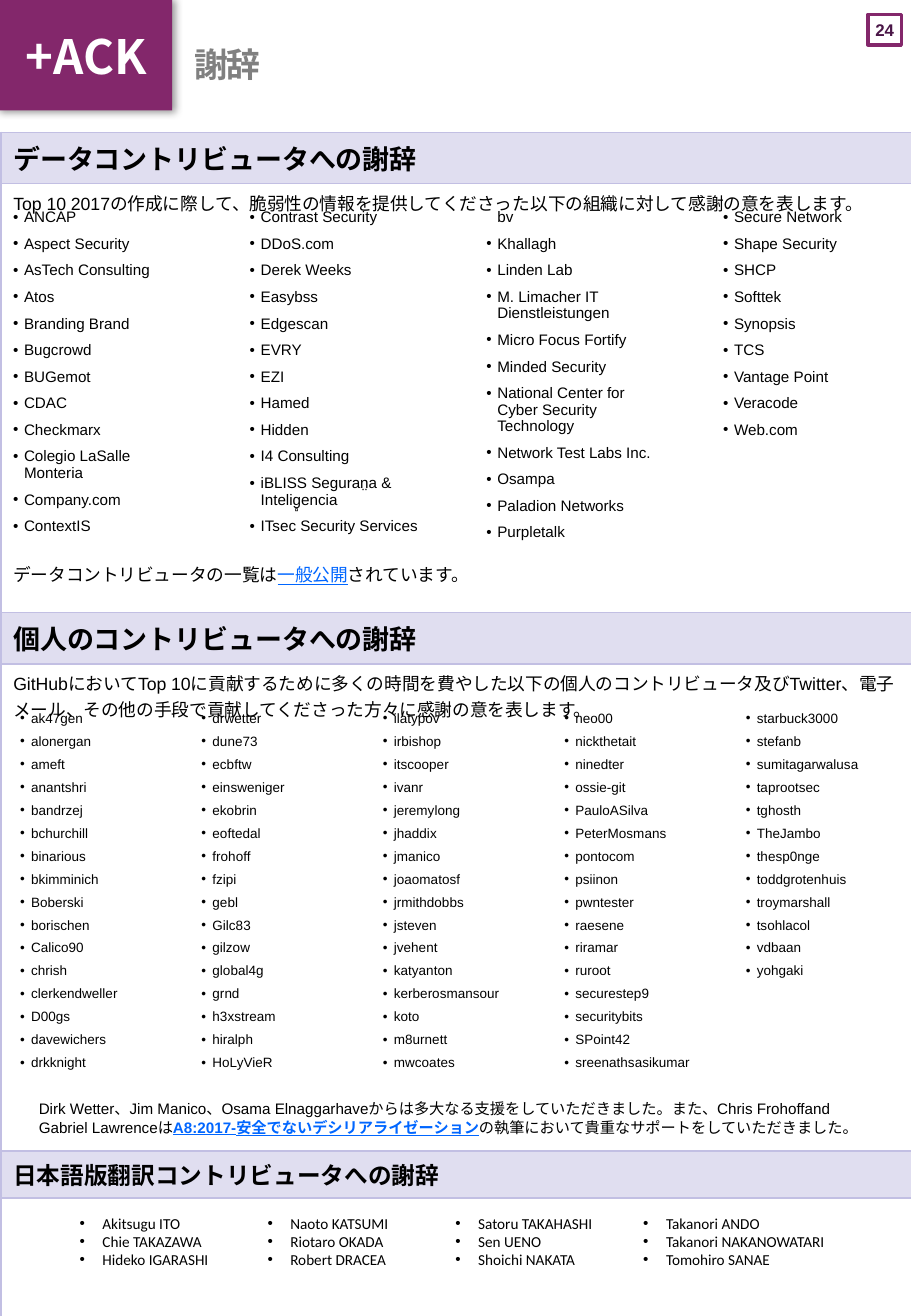
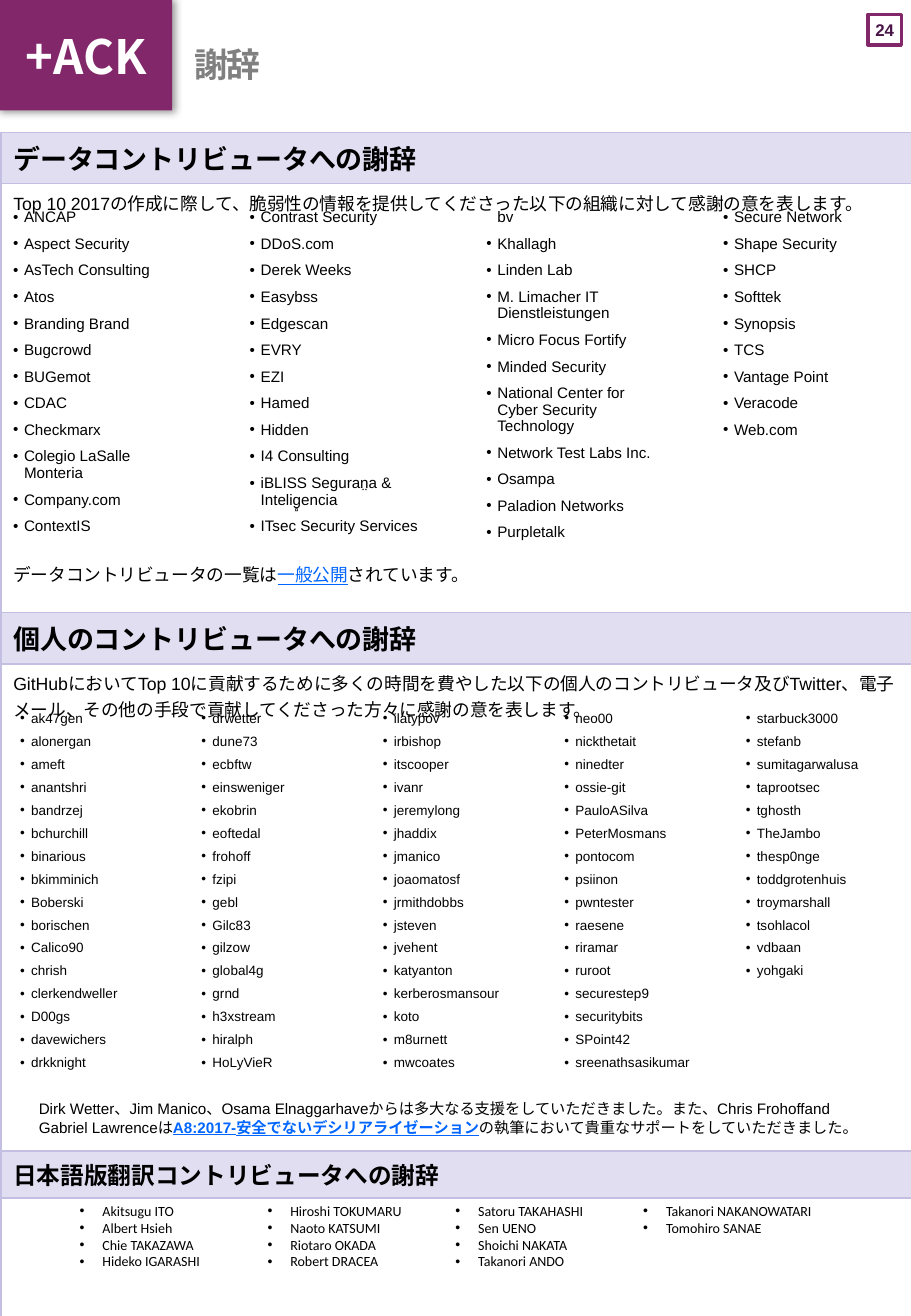
Before and after one commit to OWASP/Top10, a slide deck: slide 25 of 2017/ja/OWASP Top 10-2017(ja).pptx. Drawn at 911x1316 pixels with LibreOffice and Linux fonts; fonts in the diff are those of the drawing. Boxes give left, top, right and bottom in pixels: in the first picture for what was removed or moved away, otherwise in the second. Text is boxed around its words. In the diff, an @@ line names an element or a change of style, - is before the commit and + after.

Commit message:
A1, A2, A5
防止方法の訳がおかしかったので修正。
また、謝辞を追加。

```diff
--- a/2017/ja/OWASP Top 10-2017(ja).pptx
+++ b/2017/ja/OWASP Top 10-2017(ja).pptx
@@ text "Akitsugu ITO" moved from (x1=102, y1=1218, x2=825, y2=1265) to (x1=102, y1=1206, x2=811, y2=1266) @@
@@ text at (x1=102, y1=1223, x2=173, y2=1233): paragraph added @@
+• Albert Hsieh
@@ text at (x1=102, y1=1206, x2=811, y2=1266): size 9 to 8.3 pt in "Akitsugu ITO", "Chie TAKAZAWA", "Hideko IGARASHI", "Naoto KATSUMI" and 8 more places @@
@@ text at (x1=290, y1=1206, x2=401, y2=1216): paragraph added @@
+• Hiroshi TOKUMARU
```
Also in this commit, not shown: 4 other slides changed, 1 other file.
